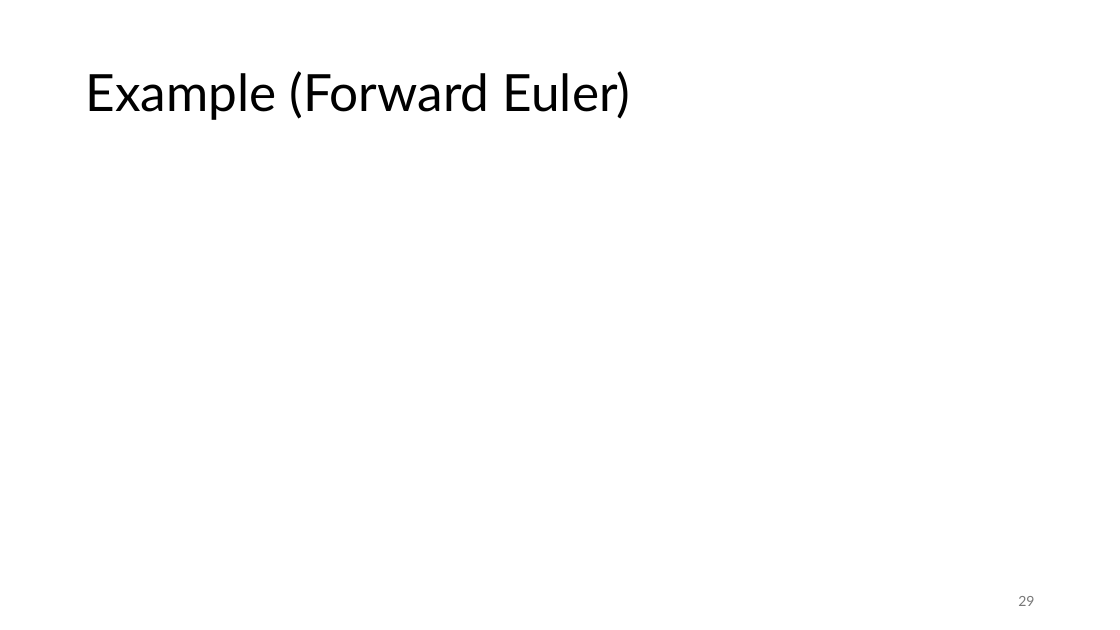
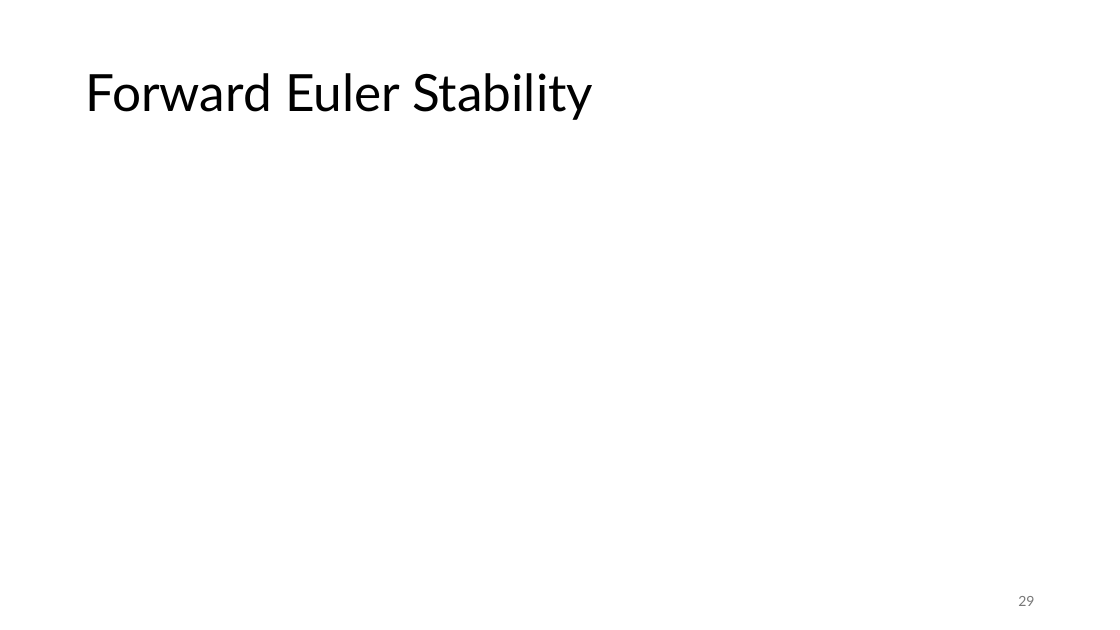
Before and after one commit to FelixWick/control_engineering, a slide deck: slide 29 of slides/6_discrete_controllers.pptx. Drawn at 1120x630 pixels with LibreOffice and Linux fonts; fonts in the diff are those of the drawing; grey boxes stand for pictures. Boxes give left, top, right and bottom in pixels: in the first picture for what was removed or moved away, otherwise in the second. Text is boxed around its words. In the diff, an @@ line names an element or a change of style, - is before the commit and + after.

```diff
--- a/slides/6_discrete_controllers.pptx
+++ b/slides/6_discrete_controllers.pptx
@@ title at (85,73,593,120): text changed @@
-Example (Forward Euler)
+Forward Euler Stability
```
Also in this commit, not shown: 8 other slides changed, 3 slides added, 3 slides removed, 2 other files.
